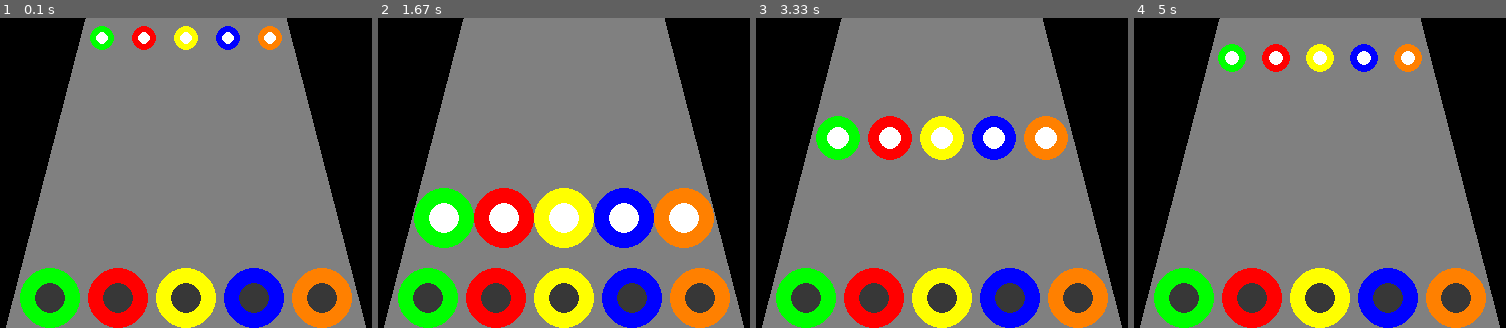
Above: before the commit, frames 1-4 (left to right).
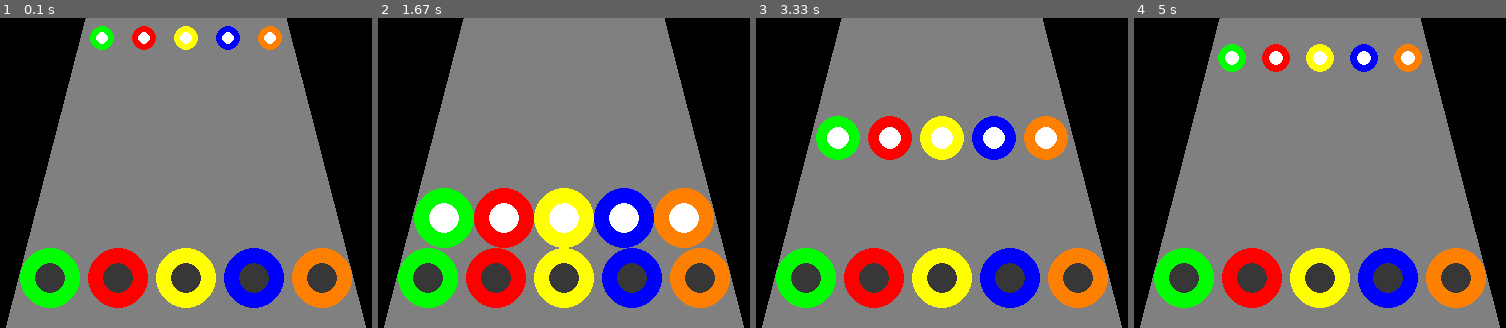
Above: after the commit, the same moments.

Repository: romulofff/gym-hero
Game: pygame game, started from src/gh_pygame.py
Two runs of this game, one before a commit and one after it. Both use one fixed random seed, a clock stepped at 60 frames per second and the inputs below.
Inputs:
- Up to frame 1 (0.1 s): no input
- Up to frame 2 (1.67 s): tap A at 0.33 s
- Up to frame 3 (3.33 s): no input
- Up to frame 4 (5 s): no input

The runs differ from the first frame. In frame 1, 14% of the frame differs, in the area x 5-95%, y 74-100%; in frame 2, 14%; in frame 3, 14%; in frame 4, 14%.

Commit message:
Creating event handler

Diff:
--- a/src/gh_pygame.py
+++ b/src/gh_pygame.py
@@ -14,6 +14,7 @@
 x = [120, 160, 200, 240, 280]
 Y = 0
 radius = 10
+
 
 def move_notes(old_x, old_y):
     """Updates Y value"""
@@ -44,48 +45,68 @@
         return 10
     return new_r
 
+
 def draw_note_target():
     """Draws the note target at the end of the track"""
     # Outer (colored) Circle
-    draw.circle(screen, (0, 255, 0), (64, 280), 30)
-    draw.circle(screen, (255, 0, 0), (132, 280), 30)
-    draw.circle(screen, (255, 255, 0), (200, 280), 30)
-    draw.circle(screen, (0, 0, 255), (268, 280), 30)
-    draw.circle(screen, (255, 128, 0), (336, 280), 30)
+    draw.circle(screen, (0, 255, 0), (64, 260), 30)
+    draw.circle(screen, (255, 0, 0), (132, 260), 30)
+    draw.circle(screen, (255, 255, 0), (200, 260), 30)
+    draw.circle(screen, (0, 0, 255), (268, 260), 30)
+    draw.circle(screen, (255, 128, 0), (336, 260), 30)
     # Inner Circle
-    draw.circle(screen, (55, 55, 55), (64, 280), 15)
-    draw.circle(screen, (55, 55, 55), (132, 280), 15)
-    draw.circle(screen, (55, 55, 55), (200, 280), 15)
-    draw.circle(screen, (55, 55, 55), (268, 280), 15)
-    draw.circle(screen, (55, 55, 55), (336, 280), 15)
+    draw.circle(screen, (55, 55, 55), (64, 260), 15)
+    draw.circle(screen, (55, 55, 55), (132, 260), 15)
+    draw.circle(screen, (55, 55, 55), (200, 260), 15)
+    draw.circle(screen, (55, 55, 55), (268, 260), 15)
+    draw.circle(screen, (55, 55, 55), (336, 260), 15)
 
 
-while not DONE:
-    for event in pygame.event.get():
-        if event.type == pygame.QUIT:
-            DONE = True
+def handle_event(event_obj):
+    """ Handles an event """
+    if event_obj.type == pygame.KEYDOWN:
+        # print(event_obj)
+        if event_obj.key == 27:
+            quit()
 
-    screen.fill((0, 0, 0))
+        if event_obj.unicode == 'a':
+            action = ''
+    return 'action'
 
-    draw.polygon(screen, line_color, polygon_points) # Path for the notes
 
-    draw_note_target()
-    # Outer (colored) Circle
-    draw.circle(screen, (0, 255, 0), (x[0], Y), radius)
-    draw.circle(screen, (255, 0, 0), (x[1], Y), radius)
-    draw.circle(screen, (255, 255, 0), (x[2], Y), radius)
-    draw.circle(screen, (0, 0, 255), (x[3], Y), radius)
-    draw.circle(screen, (255, 128, 0), (x[4], Y), radius)
-    # Inner Circle
-    draw.circle(screen, (255, 255, 255), (x[0], Y), int(radius/2))
-    draw.circle(screen, (255, 255, 255), (x[1], Y), int(radius/2))
-    draw.circle(screen, (255, 255, 255), (x[2], Y), int(radius/2))
-    draw.circle(screen, (255, 255, 255), (x[3], Y), int(radius/2))
-    draw.circle(screen, (255, 255, 255), (x[4], Y), int(radius/2))
-    x, Y = move_notes(x, Y)
-    if Y > 0:
-        radius = update_radius(radius)
-    else: radius = 10
+if __name__ == "__main__":
+    white = (255, 255, 255)
 
-    pygame.display.flip()
-    clock.tick(30)
+    # Game Loop
+    while not DONE:
+        for event in pygame.event.get():
+            handle_event(event)
+            if event.type == pygame.QUIT:
+                DONE = True
+
+        screen.fill((0, 0, 0))
+
+        draw.polygon(screen, line_color, polygon_points)  # Path for the notes
+
+        draw_note_target()
+        # Outer (colored) Circle
+        draw.circle(screen, (0, 255, 0), (x[0], Y), radius)
+        draw.circle(screen, (255, 0, 0), (x[1], Y), radius)
+        draw.circle(screen, (255, 255, 0), (x[2], Y), radius)
+        draw.circle(screen, (0, 0, 255), (x[3], Y), radius)
+        draw.circle(screen, (255, 128, 0), (x[4], Y), radius)
+        # Inner Circle
+        draw.circle(screen, white, (x[0], Y), int(radius/2))
+        draw.circle(screen, white, (x[1], Y), int(radius/2))
+        draw.circle(screen, white, (x[2], Y), int(radius/2))
+        draw.circle(screen, white, (x[3], Y), int(radius/2))
+        draw.circle(screen, white, (x[4], Y), int(radius/2))
+        x, Y = move_notes(x, Y)
+        if Y > 0:
+            radius = update_radius(radius)
+        else:
+            radius = 10
+
+        # get_key()
+        pygame.display.flip()
+        clock.tick(30)
